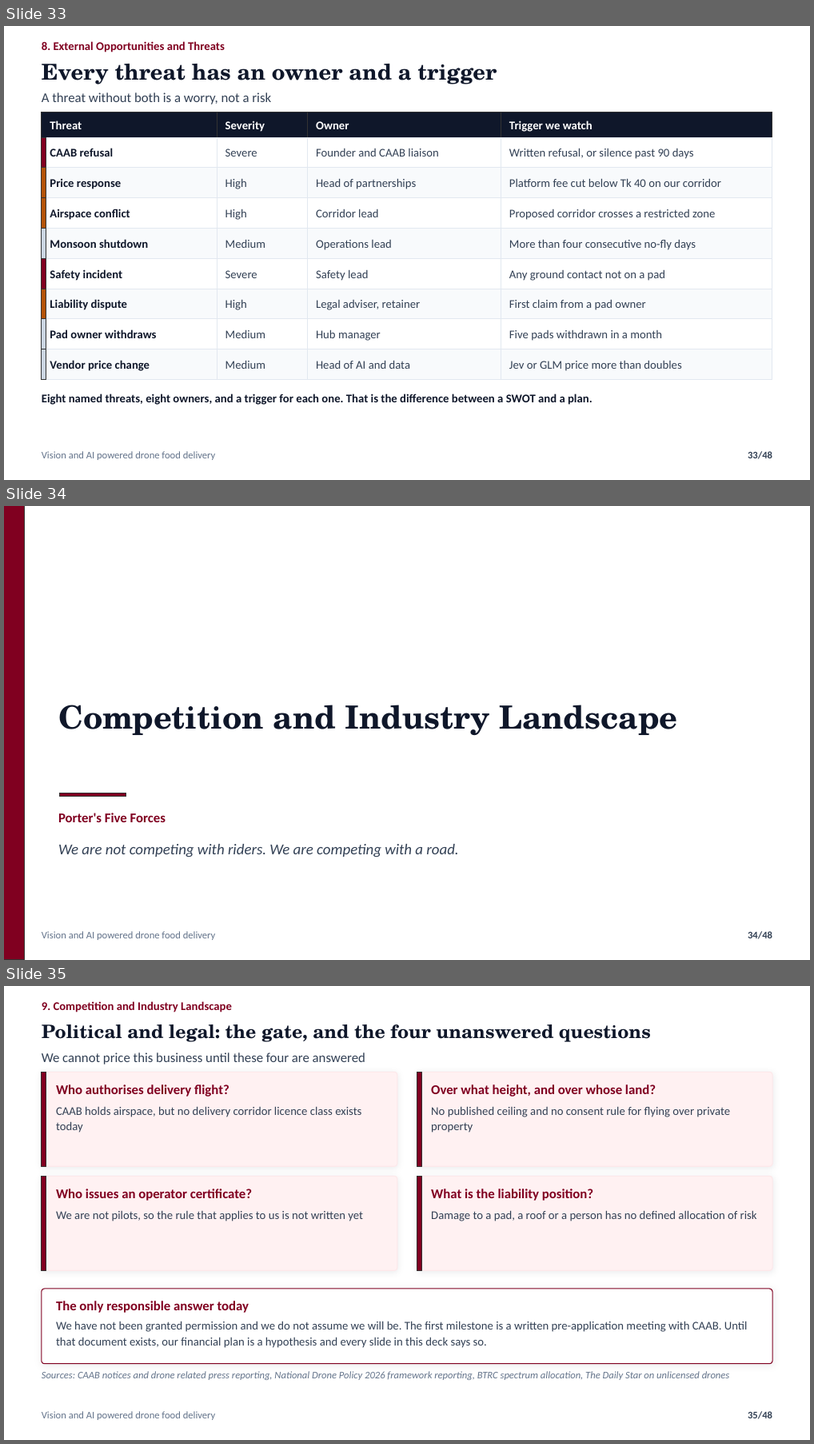
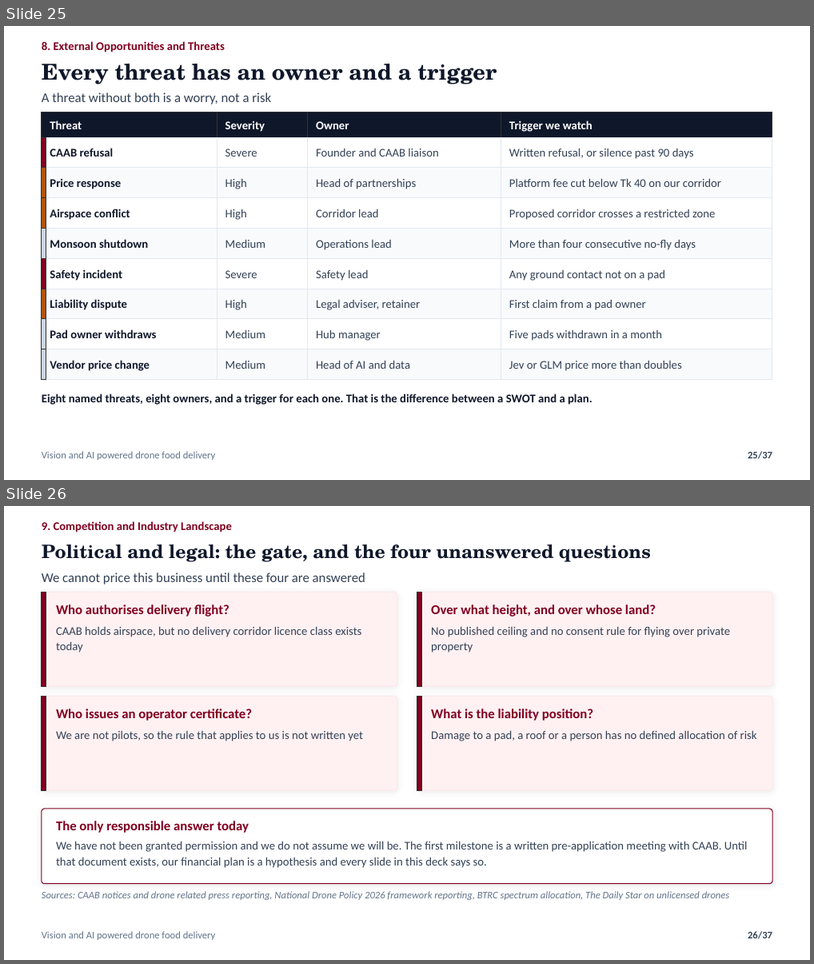
Before and after one commit to nafiskabbo/presentation-hum, a slide deck: output/AeroSetu_Group_Presentation-v1.pptx. Shown one above the other, each under a label of ours: slides 33, 34 and 35 before the commit, slides 25 and 26 after it. The pictures are 814x1444 and 814x964 pixels, drawn with LibreOffice and Linux fonts; fonts in the diff are those of the drawing. Boxes give left, top, right and bottom in pixels: in the first picture for what was removed or moved away, otherwise in the second. Text is boxed around its words. In the diff, an @@ line names an element or a change of style, - is before the commit and + after.

```diff
--- a/output/AeroSetu_Group_Presentation-v1.pptx
+++ b/output/AeroSetu_Group_Presentation-v1.pptx
@@ slide 34 removed at (x1=4, y1=506, x2=810, y2=960), background #FFFFFF @@
@@ rectangle removed at (x1=4, y1=506, x2=25, y2=960) @@
@@ text removed at (x1=58, y1=704, x2=678, y2=736) @@
-Competition and Industry Landscape
@@ rectangle removed at (x1=60, y1=792, x2=126, y2=796) @@
@@ text removed at (x1=58, y1=812, x2=166, y2=822) @@
-Porter's Five Forces
@@ text removed at (x1=58, y1=844, x2=458, y2=857) @@
-We are not competing with riders. We are competing with a road.
@@ text removed at (x1=42, y1=931, x2=216, y2=940) @@
-Vision and AI powered drone food delivery
@@ page number removed at (x1=748, y1=931, x2=773, y2=939) @@
-34/48
@@ what was slide 33 is now slide 25 @@
@@ page number at (x1=748, y1=451, x2=773, y2=459): text changed @@
-33/48
+25/37
@@ what was slide 35 is now slide 26 @@
@@ page number at (x1=748, y1=931, x2=773, y2=939): text changed @@
-35/48
+26/37
```
Also in this commit, not shown: 1 slide changed, 10 other slides removed, 4 other files.
